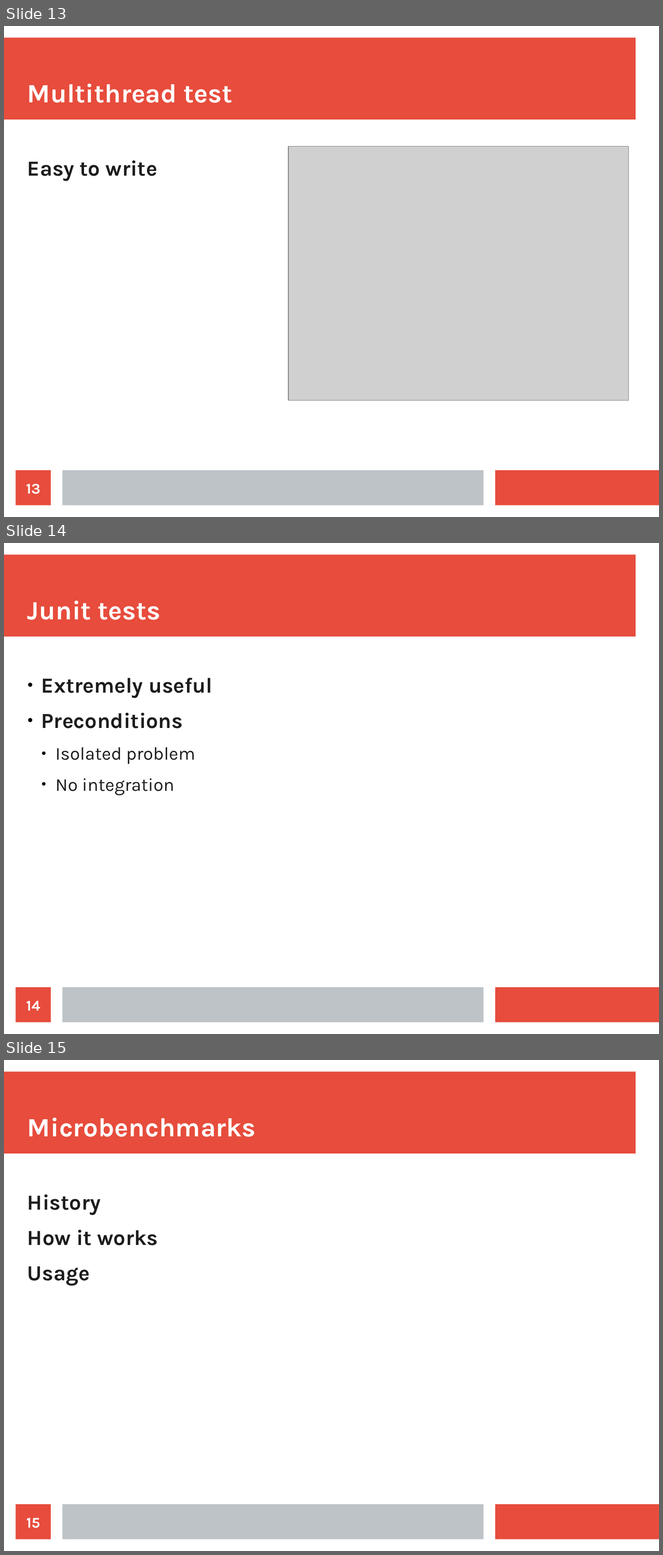
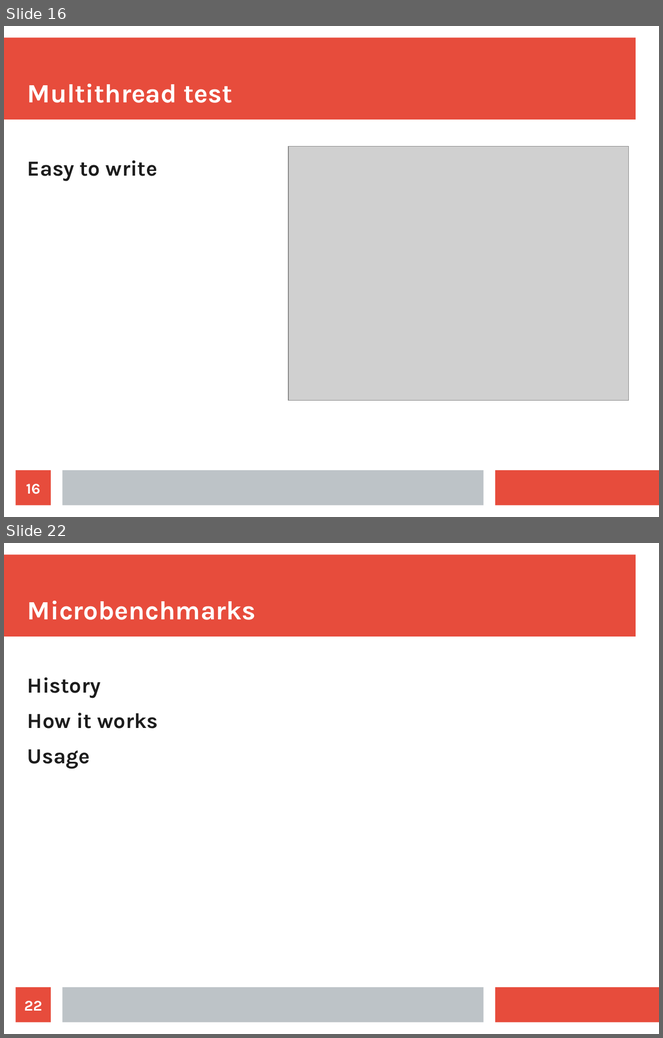
Before and after one commit to jajir/jbtree, a slide deck: jbtree/src/presentation/jbtree-0.1.odp. Shown one above the other, each under a label of ours: slides 13, 14 and 15 before the commit, slides 16 and 22 after it; the slides between them are not shown. The pictures are 663x1555 and 663x1038 pixels, drawn with LibreOffice and Linux fonts; fonts in the diff are those of the drawing; grey boxes stand for pictures. Boxes give left, top, right and bottom in pixels: in the first picture for what was removed or moved away, otherwise in the second. Text is boxed around its words. In the diff, an @@ line names an element or a change of style, - is before the commit and + after.

```diff
--- a/jbtree/src/presentation/jbtree-0.1.odp
+++ b/jbtree/src/presentation/jbtree-0.1.odp
@@ slide 14 removed at (4,543,659,1034), background #FFFFFF; not listed: 3 template elements that a slide beside it also shows @@
@@ title removed at (27,601,161,620) @@
-Junit tests
@@ text removed at (41,678,213,796) @@
-● Extremely useful
-● Preconditions
-  ● Isolated problem
-  ● No integration
@@ page number removed at (16,988,51,1023) @@
-14
@@ what was slide 13 is now slide 16 @@
@@ page number at (26,484,40,495): text changed @@
-13
+16
@@ what was slide 15 is now slide 22 @@
@@ page number at (24,1001,42,1011): text changed @@
-15
+22
```
Also in this commit, not shown: 2 slides changed, 8 slides added, 5 other files.
